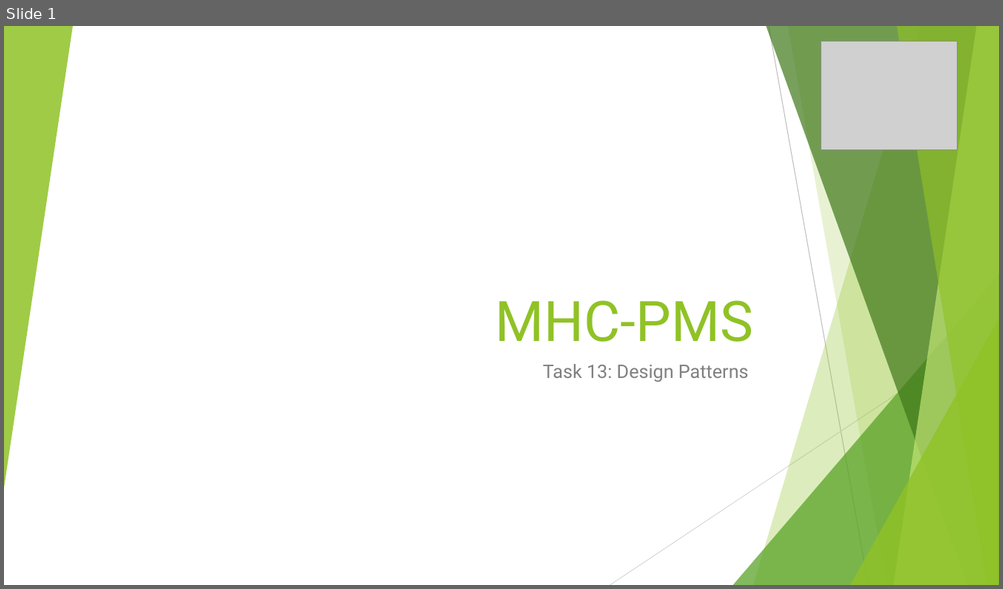
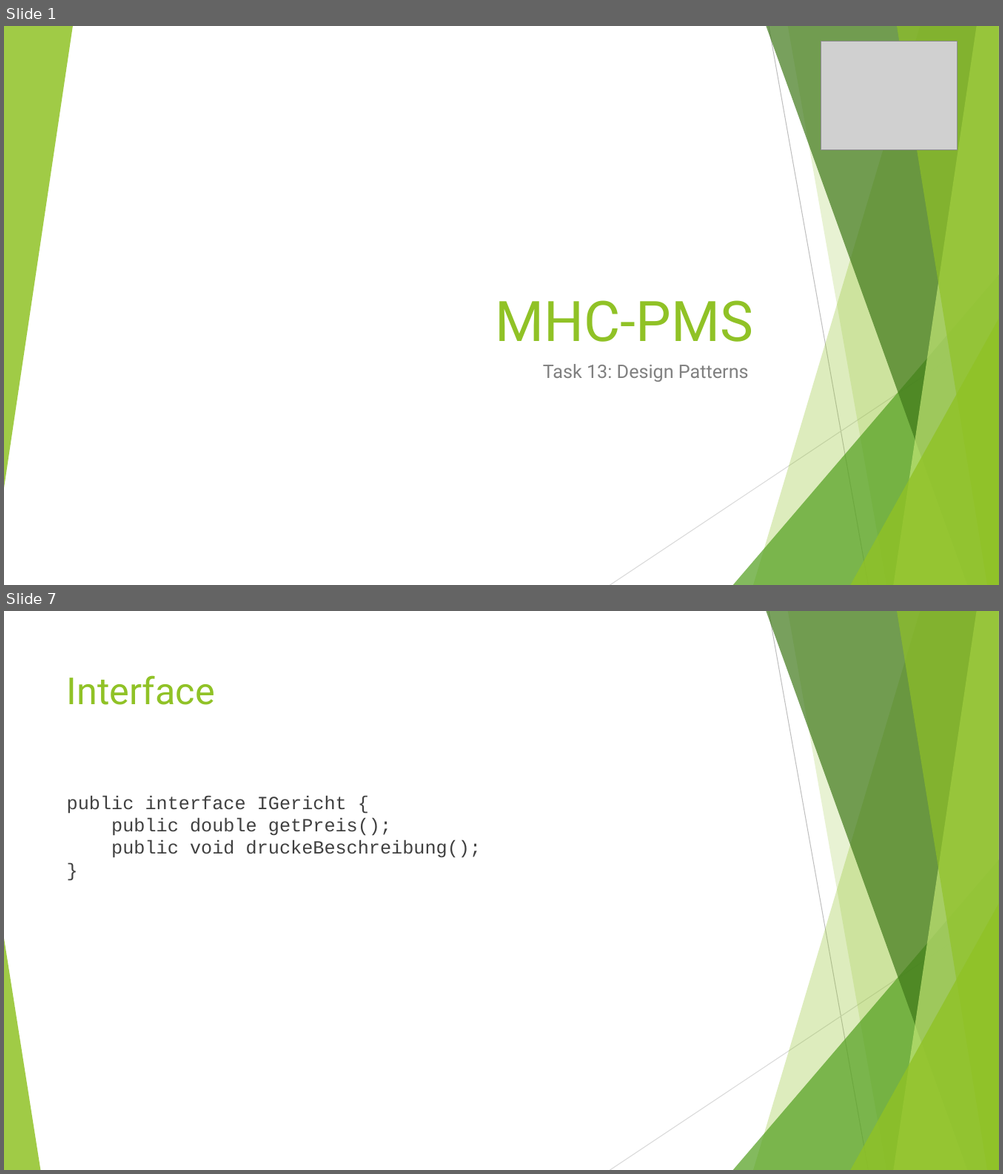
Before and after one commit to lants1/ch.bfh.bti7081.s2013.green, a slide deck: ch.bfh.bti7081.s2013.green/doc/task13/Task13_Präsentation.pptx. Shown one above the other, each under a label of ours: slide 1 before the commit, slides 1 and 7 after it; the slides between them are not shown. The pictures are 1003x589 and 1003x1174 pixels, drawn with LibreOffice and Linux fonts; fonts in the diff are those of the drawing; grey boxes stand for pictures; background and template pictures are left out. Boxes give left, top, right and bottom in pixels: in the first picture for what was removed or moved away, otherwise in the second. Text is boxed around its words. In the diff, an @@ line names an element or a change of style, - is before the commit and + after.

```diff
--- a/ch.bfh.bti7081.s2013.green/doc/task13/Task13_Präsentation.pptx
+++ b/ch.bfh.bti7081.s2013.green/doc/task13/Task13_Präsentation.pptx
@@ slide 7 added at (x1=4, y1=611, x2=999, y2=1170), background #FFFFFF; not listed: 9 template elements that a slide beside it also shows @@
@@ title added at (x1=67, y1=675, x2=215, y2=705), 36 pt, text #90C226 @@
+Interface
@@ text added at (x1=67, y1=795, x2=481, y2=858), 18 pt, text #404040 @@
+public interface IGericht {
+public double getPreis();
+public void druckeBeschreibung();
+}
@@ triangle added at (x1=4, y1=939, x2=40, y2=1170), fill #90C226 at 85% opacity @@
```
Also in this commit, not shown: 2 slides changed, 7 other slides added, 1 slide removed, 1 other file.
